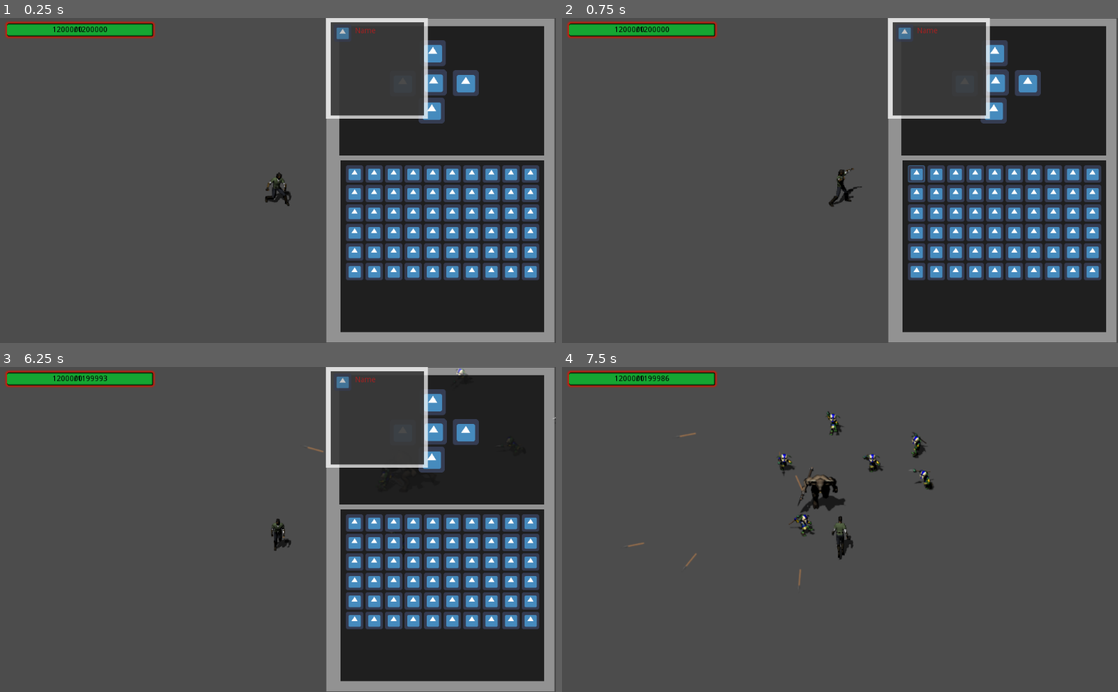
Above: before the commit, frames 1-4 (two rows, left to right).
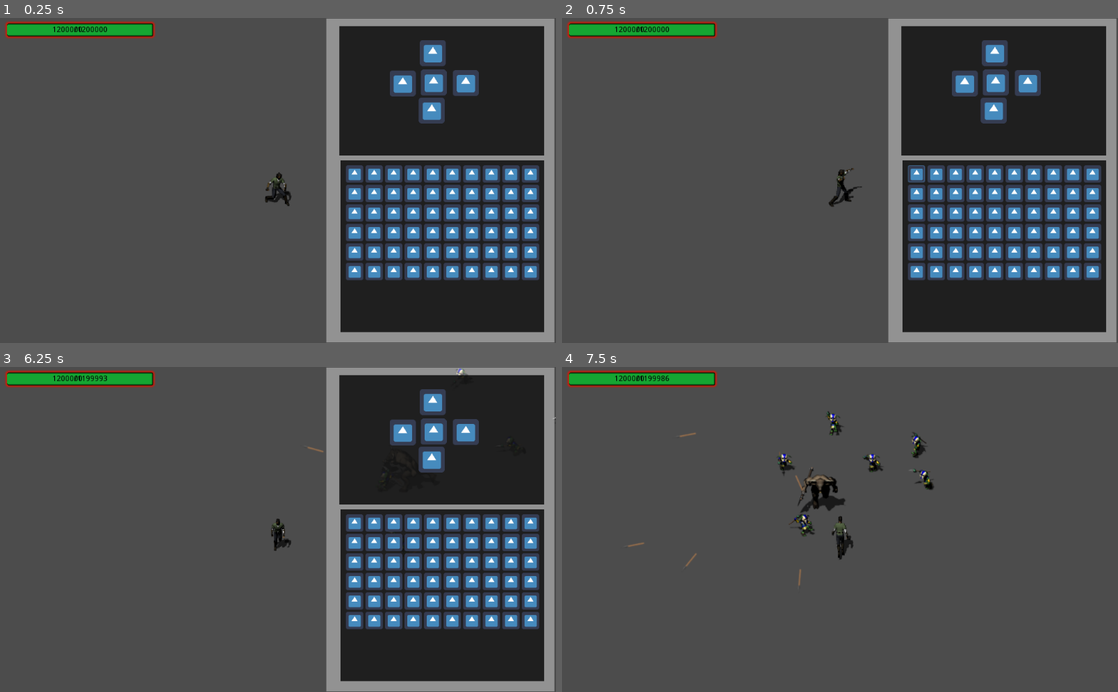
Above: after the commit, the same moments.

Repository: bluewolf44/2021_DTE_Project
Game: Godot game, scene res://Scenes/World.tscn
Same seed, same stepped clock (60 frames per second), same inputs: the game is played once before the commit and once after it. The engine's default icon, where the game draws it, is replaced by a stand-in: a white triangle on a blue panel in a dark square.
Inputs (mouse positions are in pixels of both pictures, inside the frame that each line leads up to):
- Up to frame 1 (0.25 s): no input
- Up to frame 2 (0.75 s): click (917, 174) at 0.52 s
- Up to frame 3 (6.25 s): move the mouse to (400, 513) at 1.27 s; hold D (Move_Right) 1.28-2.03 s; tap E (E) at 1.35, 4.35 s; move the mouse to (166, 545) at 2.02 s; hold S (Move_Down) 2.03-2.78 s; click (166, 545) at 2.1 s; move the mouse to (333, 458) at 2.77 s; hold D (Move_Right) 2.78-3.53 s; tap Q (Q) at 2.85, 5.85 s; move the mouse to (250, 594) at 3.52 s; hold W (Move_Up) 3.53-4.28 s; right-click (250, 594) at 3.6 s; move the mouse to (444, 578) at 4.27 s; hold A (Move_Left) 4.28-5.78 s; move the mouse to (111, 480) at 5.02 s; click (111, 480) at 5.1 s; move the mouse to (305, 529) at 5.77 s; hold S (Move_Down) from 5.78 s (still down)
- Up to frame 4 (7.5 s): move the mouse to (756, 448) at 6.52 s; release S (Move_Down) at 6.53 s; hold D (Move_Right) 6.53-7.28 s; right-click (756, 448) at 6.6 s; move the mouse to (962, 513) at 7.27 s; hold W (Move_Up) from 7.28 s (still down); tap E (E) at 7.35 s

The runs differ from the first frame. In frame 1, 1.9% of the frame differs, in the area x 58-77%, y 0-31%; in frame 2, 1.9%; in frame 3, 2.1%; in frame 4, nothing differs.

Commit message:
did stuff

Diff:
--- a/Project/Scenes/Player.tscn
+++ b/Project/Scenes/Player.tscn
@@ -1404,10 +1404,10 @@
 margin_bottom = 212.0
 
 [node name="Info" type="Control" parent="CanvasLayer/Inventory"]
+visible = false
 modulate = Color( 1, 1, 1, 0.705882 )
-margin_right = 40.0
-margin_bottom = 40.0
-mouse_filter = 2
+margin_right = 188.0
+margin_bottom = 186.0
 __meta__ = {
 "_edit_use_anchors_": false
 }
--- a/Project/Scenes/Slot.tscn
+++ b/Project/Scenes/Slot.tscn
@@ -27,4 +27,5 @@
 }
 
 [connection signal="mouse_entered" from="." to="." method="_on_Slot_mouse_entered"]
+[connection signal="mouse_exited" from="." to="." method="_on_Slot_mouse_exited"]
 [connection signal="button_up" from="Button" to="." method="_on_Button_button_up"]
--- a/Project/Scripts/Enemys.gd
+++ b/Project/Scripts/Enemys.gd
@@ -68,9 +68,26 @@
 		stat.set_script(load("res://Resource script/Stats.gd"))
 		stat.type = randi()%5
 		stat.change = randi()%2
+		stat.amount = float(randi()%10)
+
 		item.stats.append(stat)
+	item.name = pick_name()
 
 	var drop_item_instance = load("res://Scenes/Drop_items.tscn").instance()
 	drop_item_instance.data = item
 	drop_item_instance.position = position
 	get_parent().get_parent().get_node("Drop_items").add_child(drop_item_instance)
+
+func pick_name():
+	return [
+		"Soulsiphon",
+		"Blightspore",
+		"Soulkeeper",
+		"Sunlight",
+		"Holy Aspect",
+		"Champion Ornament",
+		"Thundersoul Stone",
+		"Scar, Trinket of the Caged Mind",
+		"Mercy, Hope of Silence",
+		"Nirvana, Aspect of Desecration",
+	][randi()%10]
--- a/Project/Scripts/Inv_slot.gd
+++ b/Project/Scripts/Inv_slot.gd
@@ -1,34 +1,41 @@
 extends Control
 
 var data
+onready var player = get_parent().get_parent().get_parent().get_parent()
+onready var move = get_parent().get_parent().get_parent().get_node("Move")
+
 
 func _on_Button_button_up():
-	if get_parent().get_parent().get_parent().get_node("Move").data and data:
-		var new_data = get_parent().get_parent().get_parent().get_node("Move").data
+	if move.data and data:
+		var new_data = move.data
 		if new_data.sprite:
 			$icon.texture = new_data.sprite
 		$icon.modulate = Color(0,1,0)
 		PlayerData.remove_item(data)
-		get_parent().get_parent().get_parent().get_parent().move_item(data)
+		player.move_item(data)
 		PlayerData.inventory[int(name)] = new_data
 		data = new_data
 
-	elif get_parent().get_parent().get_parent().get_node("Move").data:
-		data = get_parent().get_parent().get_parent().get_node("Move").data
+	elif move.data:
+		data = move.data
 		if data.sprite:
 			$icon.texture = data.sprite
 		$icon.modulate = Color(0,1,0)
 		PlayerData.remove_item(data)
 		PlayerData.inventory[int(name)] = data
-		get_parent().get_parent().get_parent().get_parent().reset_move()
+		player.reset_move()
+		player.show_info(self,data)
 
 	elif data:
 		$icon.texture = load("res://icon.png")
 		$icon.modulate = Color(1,1,1)
-		get_parent().get_parent().get_parent().get_parent().move_item(data)
+		player.move_item(data)
 		data = null
 		PlayerData.remove_item(data)
 
 func _on_Slot_mouse_entered():
 	if data:
-		get_parent().get_parent().get_parent().get_parent().show_info(self,data)
+		player.show_info(self,data)
+
+func _on_Slot_mouse_exited():
+	player.get_node("CanvasLayer/Inventory/Info").visible = false
--- a/Project/Scripts/Player.gd
+++ b/Project/Scripts/Player.gd
@@ -78,7 +78,7 @@
 	get_node("/root/PlayerData").health -= damage
 	$CanvasLayer/Health_bar/Health.text = str(get_node("/root/PlayerData").health)
 	$CanvasLayer/Health_bar/ProgressBar.value += damage
-	print(get_node("/root/PlayerData").health," ",-damage)
+	#print(get_node("/root/PlayerData").health," ",-damage)
 	if get_node("/root/PlayerData").health <= 0:
 		died()
 
@@ -113,6 +113,7 @@
 			slot.data = item
 
 func move_item(data):
+	$CanvasLayer/Inventory/Info.visible = false
 	$CanvasLayer/Move.data = data
 	$CanvasLayer/Move.modulate = Color(0,1,0)
 	$CanvasLayer/Move.visible = true
@@ -131,6 +132,8 @@
 	var info = $CanvasLayer/Inventory/Info
 	info.visible = true
 	info.rect_position = slot.rect_position + slot.get_parent().rect_position + Vector2(0,32)
+	if $CanvasLayer/Inventory.rect_position.x + info.rect_position.x + info.get_node("ColorRect").rect_size.x >= get_viewport_rect().size.x:
+		info.rect_position.x -= 36*(int(($CanvasLayer/Inventory.rect_position.x + info.rect_position.x + info.get_node("ColorRect").rect_size.x - get_viewport_rect().size.x)/36) + 1)
 	if data.sprite:
 		info.get_node("Sprite").texture = data.sprite
 	if data.name:
Not shown: 2 places in Project/Scenes/Player.tscn that only renumber resources
